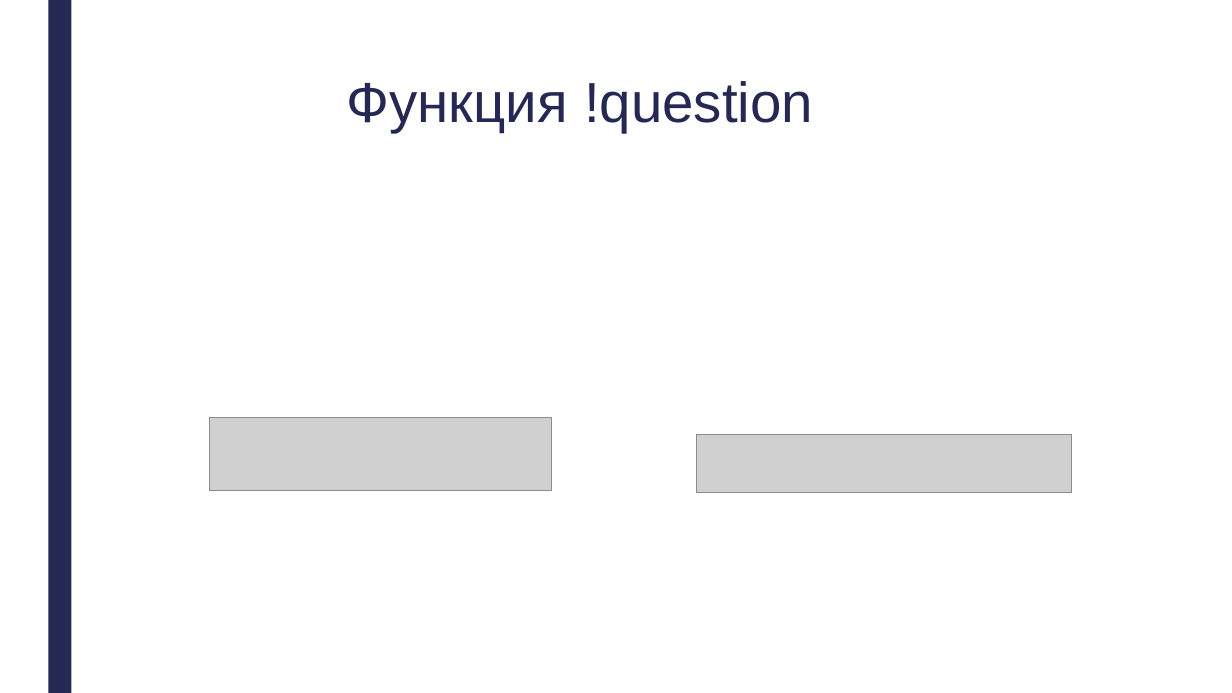
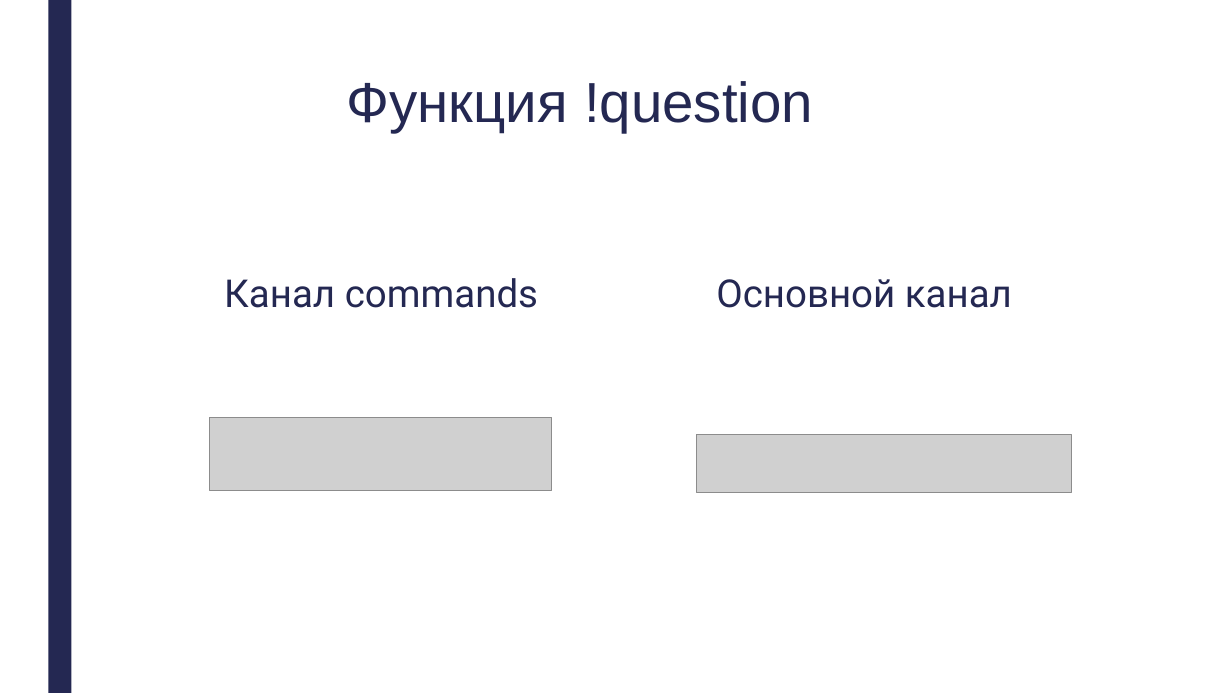
Before and after one commit to misantrhope13/discord_bot, a slide deck: slide 5 of data/Защита проекта/Презентация.pptx. Drawn at 1232x693 pixels with LibreOffice and Linux fonts; fonts in the diff are those of the drawing; grey boxes stand for pictures. Boxes give left, top, right and bottom in pixels: in the first picture for what was removed or moved away, otherwise in the second. Text is boxed around its words. In the diff, an @@ line names an element or a change of style, - is before the commit and + after.

```diff
--- a/data/Защита проекта/Презентация.pptx
+++ b/data/Защита проекта/Презентация.pptx
@@ text added at bbox=[224, 278, 538, 308], 30 pt, text #242852 @@
+Канал commands
@@ text added at bbox=[716, 279, 1012, 308], 30 pt, text #242852 @@
+Основной канал
```
Also in this commit, not shown: 2 other slides changed, 1 slide added, 2 slides removed, 1 other file.
